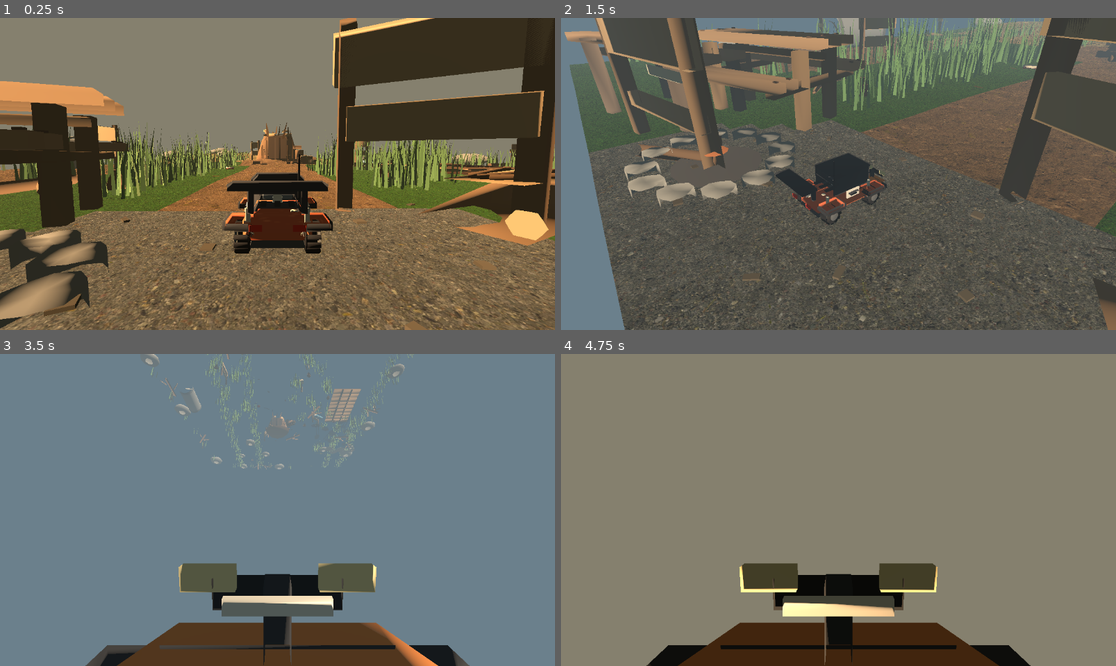
Above: before the commit, frames 1-4 (two rows, left to right).
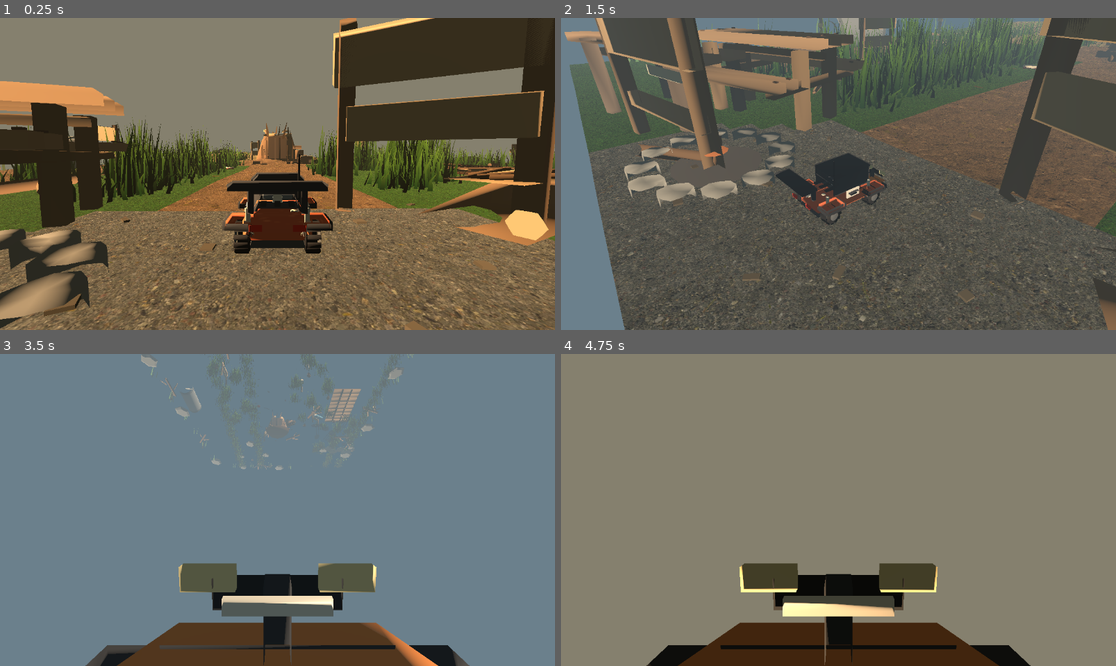
Above: after the commit, the same moments.

Repository: YotsuBotfds/trailhead
Game: Godot game, scene res://scenes/cedar_hollow_playable.tscn
Same seed, same stepped clock (60 frames per second), same inputs: the game is played once before the commit and once after it.
Inputs:
- Up to frame 1 (0.25 s): no input
- Up to frame 2 (1.5 s): hold R (self_right) 0.53-1.28 s; tap C (cam_toggle) at 0.6 s; hold S (brake) from 1.28 s (still down); tap N (mood_toggle) at 1.35 s
- Up to frame 3 (3.5 s): release S (brake) at 2.03 s; hold R (self_right) 2.03-2.78 s; hold W (throttle) 2.03-2.78 s; hold Up from 2.78 s (still down); tap C (cam_toggle) at 2.85 s
- Up to frame 4 (4.75 s): release Up at 3.53 s; hold A (steer_left) from 3.53 s (still down); tap N (mood_toggle) at 3.6 s; tap W (throttle) at 4.35 s

The runs differ from the first frame. In frame 1, 5.8% of the frame differs, in the area x 0-100%, y 31-60%; in frame 2, 4.2%; in frame 3, 0.8%; in frame 4, nothing differs.

Commit message:
Improve scatter flora and boulder assets

Diff:
--- a/systems/render/scatter_visual_builder.gd
+++ b/systems/render/scatter_visual_builder.gd
@@ -19,6 +19,43 @@
 const GRASS_MIN_SPACING: float = 0.45
 const GRASS_OCCLUDER_MIN_SPACING: float = 0.75
 const BLADE_SPIRAL_DEGREES: float = 137.5
+const GRASS_PRIMARY_BLADE_MULTIPLIER: int = 2
+const GRASS_LOW_BLADE_MULTIPLIER: int = 1
+const GRASS_LOW_BLADE_HEIGHT_FACTOR: float = 0.42
+const GRASS_LOW_BLADE_WIDTH_FACTOR: float = 1.32
+const GRASS_LOW_BLADE_RADIUS_FACTOR: float = 1.18
+const GRASS_BLADE_YAW_JITTER_DEGREES: float = 19.0
+const GRASS_BLADE_LEAN_DEGREES: float = 7.0
+const GRASS_PATTERN_MODULUS: int = 997
+const GRASS_PATTERN_INDEX_MULTIPLIER: int = 37
+const GRASS_PATTERN_SALT_MULTIPLIER: int = 101
+const GRASS_PATTERN_CLUMP_STRIDE: int = 53
+const GRASS_WIND_CULL_MARGIN: float = 0.05
+const GRASS_BASE_COLOR: Color = Color(0.10, 0.23, 0.08, 1.0)
+const GRASS_TIP_COLOR: Color = Color(0.42, 0.58, 0.21, 1.0)
+const GRASS_SHADER_CODE: String = "shader_type spatial;\n" \
+		+ "render_mode cull_disabled, diffuse_lambert, specular_schlick_ggx;\n" \
+		+ "uniform vec4 blade_base_color : source_color = vec4(0.10, 0.23, 0.08, 1.0);\n" \
+		+ "uniform vec4 blade_tip_color : source_color = vec4(0.42, 0.58, 0.21, 1.0);\n" \
+		+ "uniform float blade_height_reference = 0.42;\n" \
+		+ "uniform float wind_strength = 0.018;\n" \
+		+ "uniform float wind_speed = 1.15;\n" \
+		+ "varying float blade_height;\n" \
+		+ "void vertex() {\n" \
+		+ "	blade_height = smoothstep(0.0, blade_height_reference, VERTEX.y);\n" \
+		+ "	float wind_phase = INSTANCE_CUSTOM.y * 6.28318530718;\n" \
+		+ "	float sway = sin(TIME * wind_speed + wind_phase);\n" \
+		+ "	float flutter = sin(TIME * wind_speed * 1.73 + wind_phase * 0.41);\n" \
+		+ "	float bend = (sway * 0.75 + flutter * 0.25) * wind_strength * blade_height * blade_height * INSTANCE_CUSTOM.x;\n" \
+		+ "	VERTEX.x += bend;\n" \
+		+ "	VERTEX.z += bend * (INSTANCE_CUSTOM.z * 0.7 - 0.35);\n" \
+		+ "}\n" \
+		+ "void fragment() {\n" \
+		+ "	vec3 blade_color = mix(blade_base_color.rgb, blade_tip_color.rgb, blade_height);\n" \
+		+ "	ALBEDO = blade_color * COLOR.rgb;\n" \
+		+ "	ROUGHNESS = 0.86;\n" \
+		+ "	SPECULAR = 0.16;\n" \
+		+ "}\n"
 
 
 static func build_cedar_hollow(parent: Node3D) -> Node3D:
@@ -39,6 +76,7 @@
 	var grass_mesh: Mesh = _extract_first_mesh(GrassTuftScene, "grass_tuft")
 	if grass_mesh == null:
 		return
+	var grass_material: ShaderMaterial = _create_grass_material()
 	var positions: Array[Vector3] = _grass_positions(maxi(GameConfig.grass_clump_count, 0))
 	if positions.size() < GameConfig.grass_clump_count:
 		push_error("ScatterVisualBuilder: failed to place requested grass clumps")
@@ -50,7 +88,9 @@
 		var clump: MultiMeshInstance3D = _create_grass_clump(
 			"grass_tuft_" + str(i + 1),
 			grass_mesh,
+			grass_material,
 			positions[i],
+			i,
 			yaw_degrees,
 			blade_count,
 			radius,
@@ -63,6 +103,7 @@
 	var grass_mesh: Mesh = _extract_first_mesh(GrassTuftScene, "grass_occluder")
 	if grass_mesh == null:
 		return
+	var grass_material: ShaderMaterial = _create_grass_material()
 	var positions: Array[Vector3] = _grass_occluder_positions(maxi(GameConfig.grass_occluder_band_count, 0))
 	if positions.size() < GameConfig.grass_occluder_band_count:
 		push_error("ScatterVisualBuilder: failed to place requested grass occluder bands")
@@ -73,7 +114,9 @@
 		var clump: MultiMeshInstance3D = _create_grass_clump(
 			"grass_occluder_" + str(i + 1),
 			grass_mesh,
+			grass_material,
 			positions[i],
+			i + EXPECTED_GRASS_TUFTS,
 			18.0 + float(i) * 41.0,
 			blade_count,
 			radius,
@@ -192,25 +235,63 @@
 	return null
 
 
-static func _create_grass_clump(node_name: String, mesh: Mesh, position: Vector3, yaw_degrees: float, blade_count: int, radius: float, base_scale: Vector3) -> MultiMeshInstance3D:
+static func _create_grass_material() -> ShaderMaterial:
+	var shader: Shader = Shader.new()
+	shader.code = GRASS_SHADER_CODE
+	var material: ShaderMaterial = ShaderMaterial.new()
+	material.shader = shader
+	material.set_shader_parameter(&"blade_base_color", GRASS_BASE_COLOR)
+	material.set_shader_parameter(&"blade_tip_color", GRASS_TIP_COLOR)
+	return material
+
+
+static func _create_grass_clump(node_name: String, mesh: Mesh, material: ShaderMaterial, position: Vector3, clump_index: int, yaw_degrees: float, blade_count: int, radius: float, base_scale: Vector3) -> MultiMeshInstance3D:
 	var instance: MultiMeshInstance3D = MultiMeshInstance3D.new()
 	instance.name = node_name
 	instance.position = position
+	instance.material_override = material
+	instance.extra_cull_margin = GRASS_WIND_CULL_MARGIN
+	var primary_blade_count: int = maxi(blade_count * GRASS_PRIMARY_BLADE_MULTIPLIER, 1)
+	var low_blade_count: int = maxi(blade_count * GRASS_LOW_BLADE_MULTIPLIER, 0)
+	var total_blade_count: int = primary_blade_count + low_blade_count
 	var multimesh: MultiMesh = MultiMesh.new()
 	multimesh.transform_format = MultiMesh.TRANSFORM_3D
+	multimesh.use_colors = true
+	multimesh.use_custom_data = true
 	multimesh.mesh = mesh
-	multimesh.instance_count = blade_count
-	for i in range(blade_count):
-		var blade_basis: Basis = Basis(Vector3.UP, deg_to_rad(yaw_degrees + float(i) * BLADE_SPIRAL_DEGREES))
-		var blade_scale_factor: float = 0.82 + float((i * 7) % 5) * 0.06
-		var blade_height_factor: float = 0.9 + float((i * 3) % 4) * 0.05
+	multimesh.instance_count = total_blade_count
+	for i in range(total_blade_count):
+		var low_pass: bool = i >= primary_blade_count
+		var pattern_index: int = clump_index * GRASS_PATTERN_CLUMP_STRIDE + i
+		var pass_height_factor: float = 1.0
+		var pass_width_factor: float = 1.0
+		var pass_radius: float = radius
+		if low_pass:
+			pass_height_factor = GRASS_LOW_BLADE_HEIGHT_FACTOR
+			pass_width_factor = GRASS_LOW_BLADE_WIDTH_FACTOR
+			pass_radius = radius * GRASS_LOW_BLADE_RADIUS_FACTOR
+		var yaw_jitter: float = (_pattern_unit(pattern_index, 3) - 0.5) * GRASS_BLADE_YAW_JITTER_DEGREES
+		var blade_basis: Basis = Basis(Vector3.UP, deg_to_rad(yaw_degrees + float(i) * BLADE_SPIRAL_DEGREES + yaw_jitter))
+		var lean_x: float = (_pattern_unit(pattern_index, 5) - 0.5) * GRASS_BLADE_LEAN_DEGREES
+		var lean_z: float = (_pattern_unit(pattern_index, 7) - 0.5) * GRASS_BLADE_LEAN_DEGREES
+		blade_basis = blade_basis * Basis(Vector3(1.0, 0.0, 0.0), deg_to_rad(lean_x)) * Basis(Vector3(0.0, 0.0, 1.0), deg_to_rad(lean_z))
+		var blade_scale_factor: float = 0.78 + _pattern_unit(pattern_index, 11) * 0.34
+		var blade_height_factor: float = 0.82 + _pattern_unit(pattern_index, 13) * 0.32
 		blade_basis = blade_basis.scaled(Vector3(
-			base_scale.x * blade_scale_factor,
-			base_scale.y * blade_height_factor,
-			base_scale.z * blade_scale_factor
+			base_scale.x * blade_scale_factor * pass_width_factor,
+			base_scale.y * blade_height_factor * pass_height_factor,
+			base_scale.z * blade_scale_factor * pass_width_factor
 		))
-		var blade_transform: Transform3D = Transform3D(blade_basis, _blade_offset(i, blade_count, radius))
+		var blade_transform: Transform3D = Transform3D(blade_basis, _blade_offset(i, total_blade_count, pass_radius))
 		multimesh.set_instance_transform(i, blade_transform)
+		var color_factor: float = 0.82 + _pattern_unit(pattern_index, 17) * 0.30
+		if low_pass:
+			color_factor *= 0.84
+		multimesh.set_instance_color(i, Color(color_factor, color_factor, color_factor, 1.0))
+		var wind_weight: float = 0.62 + _pattern_unit(pattern_index, 19) * 0.48
+		if low_pass:
+			wind_weight *= 0.55
+		multimesh.set_instance_custom_data(i, Color(wind_weight, _pattern_unit(pattern_index, 23), _pattern_unit(pattern_index, 29), 1.0))
 	instance.multimesh = multimesh
 	_add_bounds_reference(instance, mesh, base_scale)
 	return instance
@@ -219,11 +300,16 @@
 static func _blade_offset(blade_index: int, blade_count: int, radius: float) -> Vector3:
 	if blade_index == 0:
 		return Vector3.ZERO
-	var angle: float = deg_to_rad(float((blade_index * 137) % 360))
+	var angle: float = deg_to_rad(float(blade_index) * BLADE_SPIRAL_DEGREES)
 	var denominator: float = maxf(float(blade_count - 1), 1.0)
 	var ring_fraction: float = float(blade_index) / denominator
 	var offset_radius: float = radius * (0.35 + ring_fraction * 0.65)
 	return Vector3(cos(angle) * offset_radius, 0.0, sin(angle) * offset_radius)
+
+
+static func _pattern_unit(index: int, salt: int) -> float:
+	var value: int = (index * GRASS_PATTERN_INDEX_MULTIPLIER + salt * GRASS_PATTERN_SALT_MULTIPLIER) % GRASS_PATTERN_MODULUS
+	return float(value) / float(GRASS_PATTERN_MODULUS - 1)
 
 
 static func _add_bounds_reference(parent: Node3D, mesh: Mesh, reference_scale: Vector3) -> void:
Binary file changed: assets/models/scatter/boulder_a.glb
